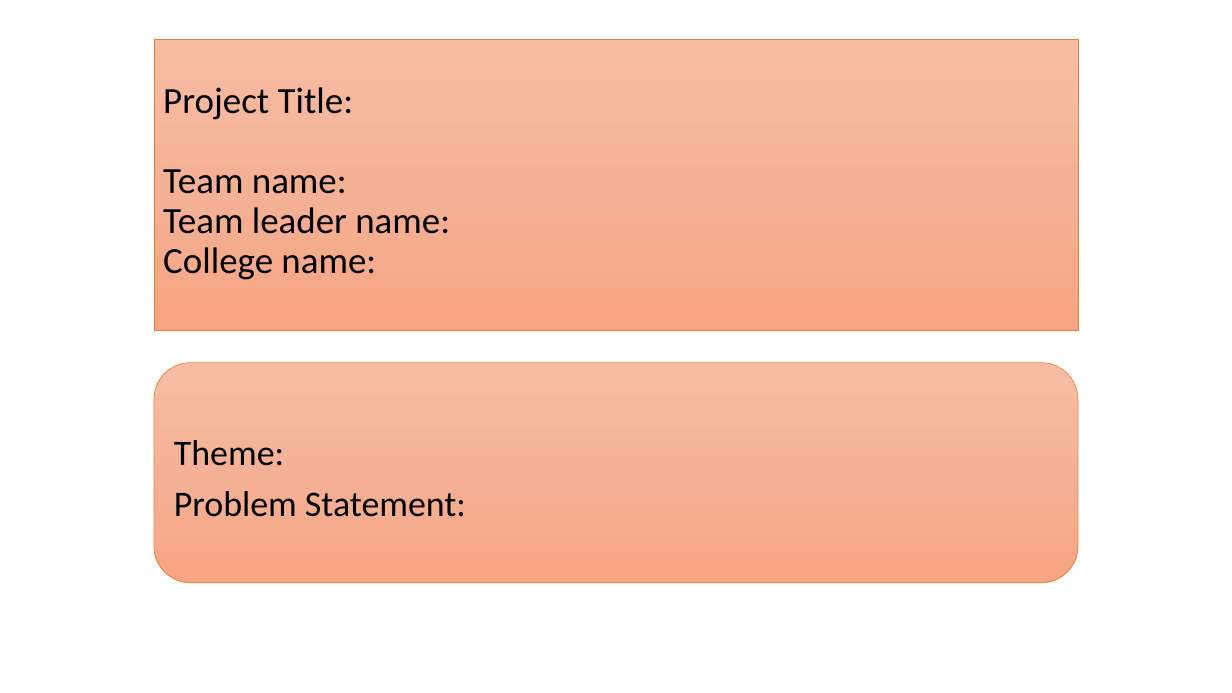
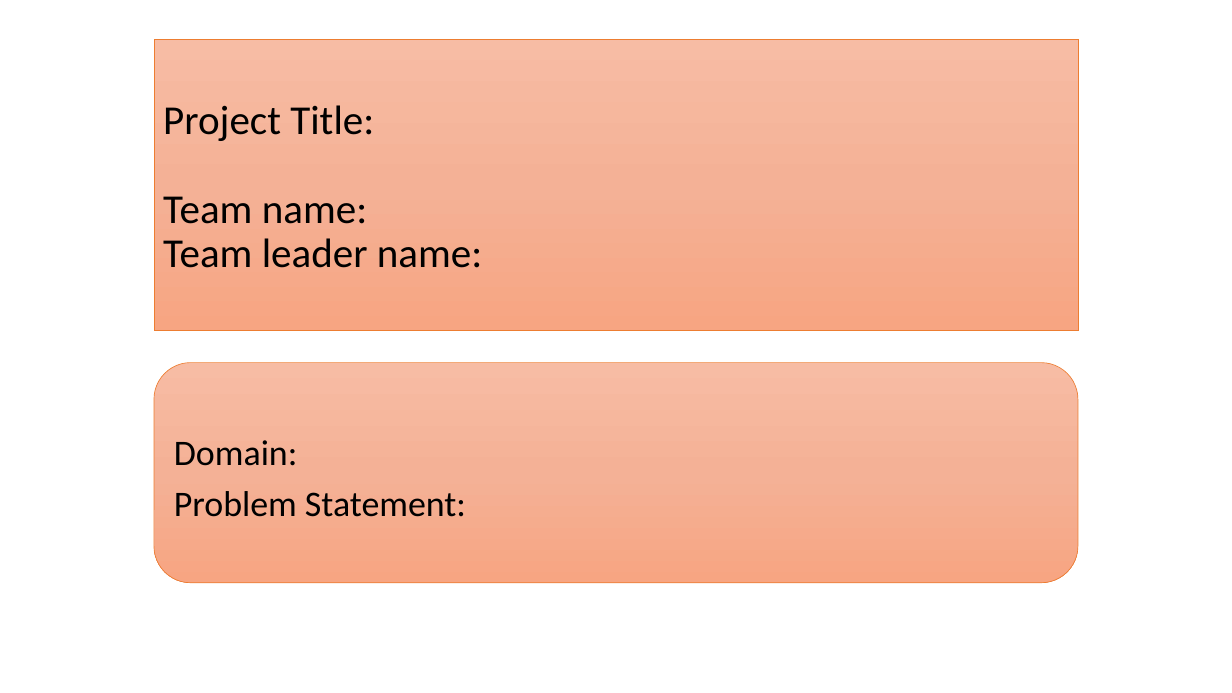
Before and after one commit to sarthakkundra/Hackcovit, a slide deck: slide 1 of PPT.pptx. Drawn at 1232x693 pixels with LibreOffice and Linux fonts; fonts in the diff are those of the drawing. Boxes give left, top, right and bottom in pixels: in the first picture for what was removed or moved away, otherwise in the second. Text is boxed around its words. In the diff, an @@ line names an element or a change of style, - is before the commit and + after.

```diff
--- a/PPT.pptx
+++ b/PPT.pptx
@@ title at (163,105,482,268): text changed; size 28.8 to 32 pt @@
-Project Title:
-Team name:
-Team leader name:
-College name:
+Project Title:
+Team name:
+Team leader name:
@@ text in rounded rectangle at (174,440,298,466): text changed @@
-Theme:
+Domain:
```
Also in this commit, not shown: 3 slides added, 4 other files.
